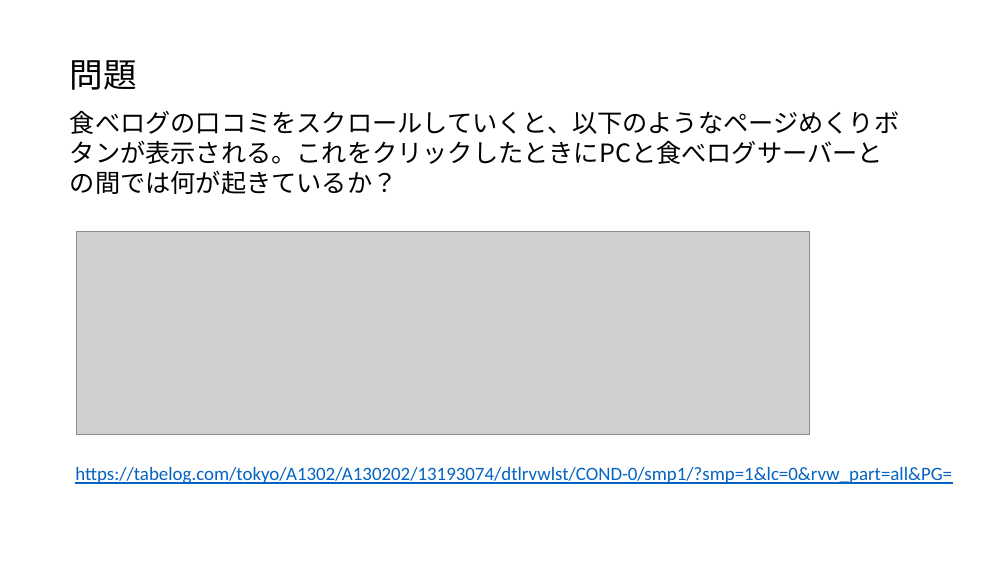
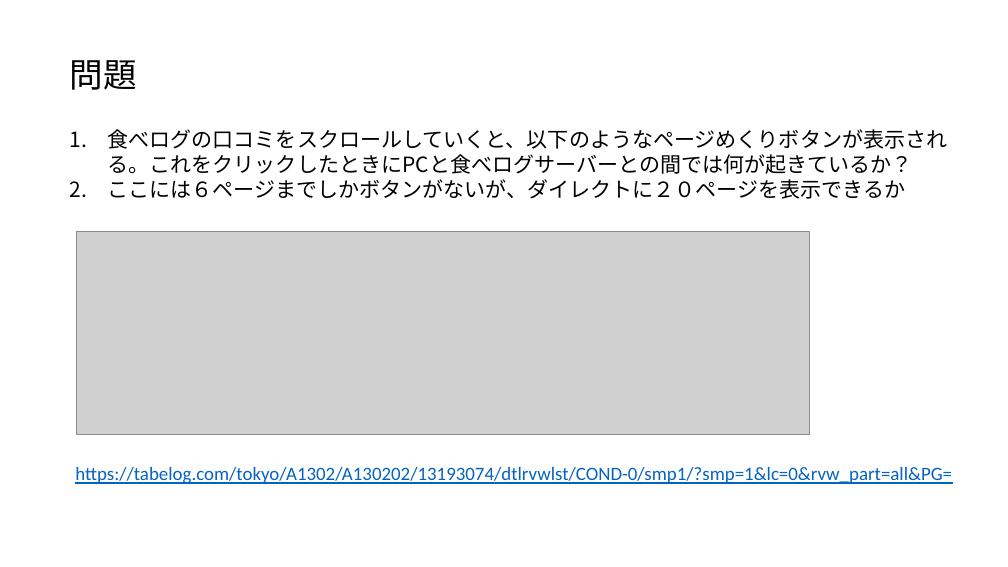
Before and after one commit to ueharaLab/bigdata1_introduction, a slide deck: slide 16 of bigdata1_introdction.pptx. Drawn at 1008x567 pixels with LibreOffice and Linux fonts; fonts in the diff are those of the drawing; grey boxes stand for pictures. Boxes give left, top, right and bottom in pixels: in the first picture for what was removed or moved away, otherwise in the second. Text is boxed around its words. In the diff, an @@ line names an element or a change of style, - is before the commit and + after.

Commit message:
421

```diff
--- a/bigdata1_introdction.pptx
+++ b/bigdata1_introdction.pptx
@@ text "食べログの口コミをスクロールしていくと、以下のようなページめくりボタンが表示される。これをクリックしたときにPCと食べロ ...": place and size @@
-text "食べログの口コミをスクロールしていくと、以下のようなページめくりボタンが表示される。これをクリックしたときにPCと食べロ ..." at <box>70,110,899,164</box>
+text "食べログの口コミをスクロールしていくと、以下のようなページめくりボタンが表示される。これをクリックしたときにPCと食べロ ..." at <box>108,129,947,199</box>
@@ text at <box>108,129,947,174</box>: size 24 to 20 pt in "食べログの口コミをスクロールしていくと、以下のようなページめくりボタンが表示される。これをクリックしたときにPCと食べロ ..."; bullet none to 1. @@
@@ text at <box>108,179,906,199</box>: paragraph added @@
+2. ここには６ページまでしかボタンがないが、ダイレクトに２０ページを表示できるか
```
Also in this commit, not shown: 1 other slide changed.
